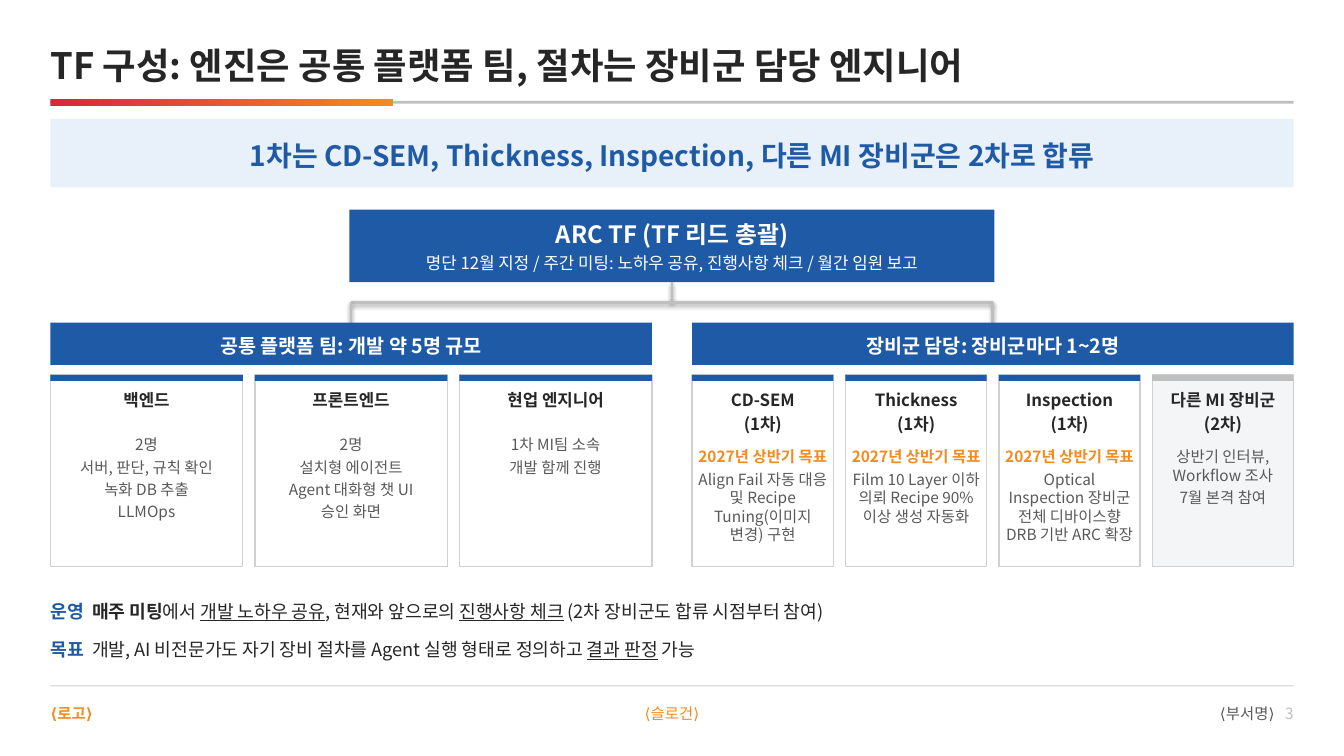
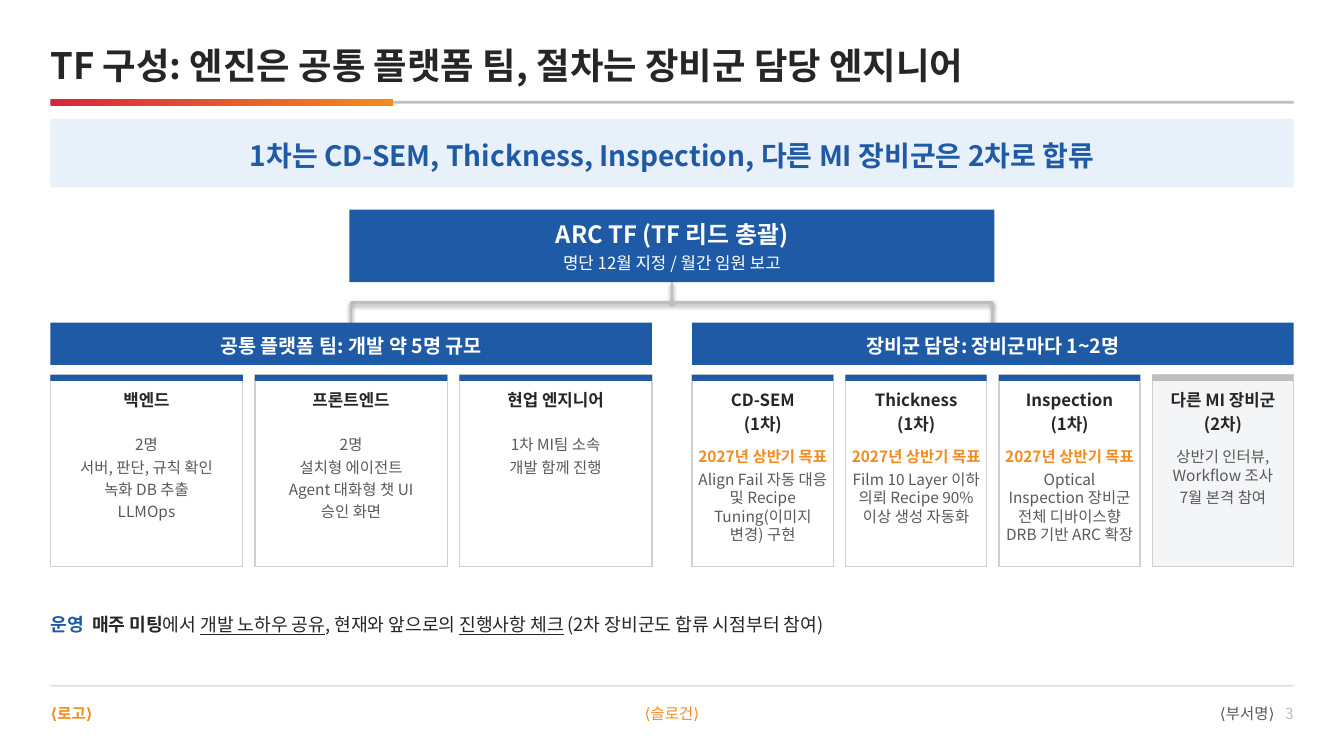
Before and after one commit to DarrenKoi/pm_notes, a slide deck: slide 3 of my-task/arc-tf/deliverables/arc-tf-team-full.pptx. Drawn at 1344x756 pixels with LibreOffice and Linux fonts; fonts in the diff are those of the drawing. Boxes give left, top, right and bottom in pixels: in the first picture for what was removed or moved away, otherwise in the second. Text is boxed around its words. In the diff, an @@ line names an element or a change of style, - is before the commit and + after.

```diff
--- a/my-task/arc-tf/deliverables/arc-tf-team-full.pptx
+++ b/my-task/arc-tf/deliverables/arc-tf-team-full.pptx
@@ text at <box>563,255,781,271</box>: text changed @@
-명단 12월 지정 / 주간 미팅: 노하우 공유, 진행사항 체크 / 월간 임원 보고
+명단 12월 지정 / 월간 임원 보고
@@ text "운영 매주 미팅에서 개발 노하우 ...": place and size @@
-text "운영 매주 미팅에서 개발 노하우 ..." at <box>50,602,823,622</box>
+text "운영 매주 미팅에서 개발 노하우 ..." at <box>50,615,823,635</box>
@@ text removed at <box>50,640,695,661</box> @@
-목표 개발, AI 비전문가도 자기 장비 절차를 Agent 실행 형태로 정의하고 결과 판정 가능
```
Also in this commit, not shown: 14 other slides changed, 1 slide removed, 9 other files.
